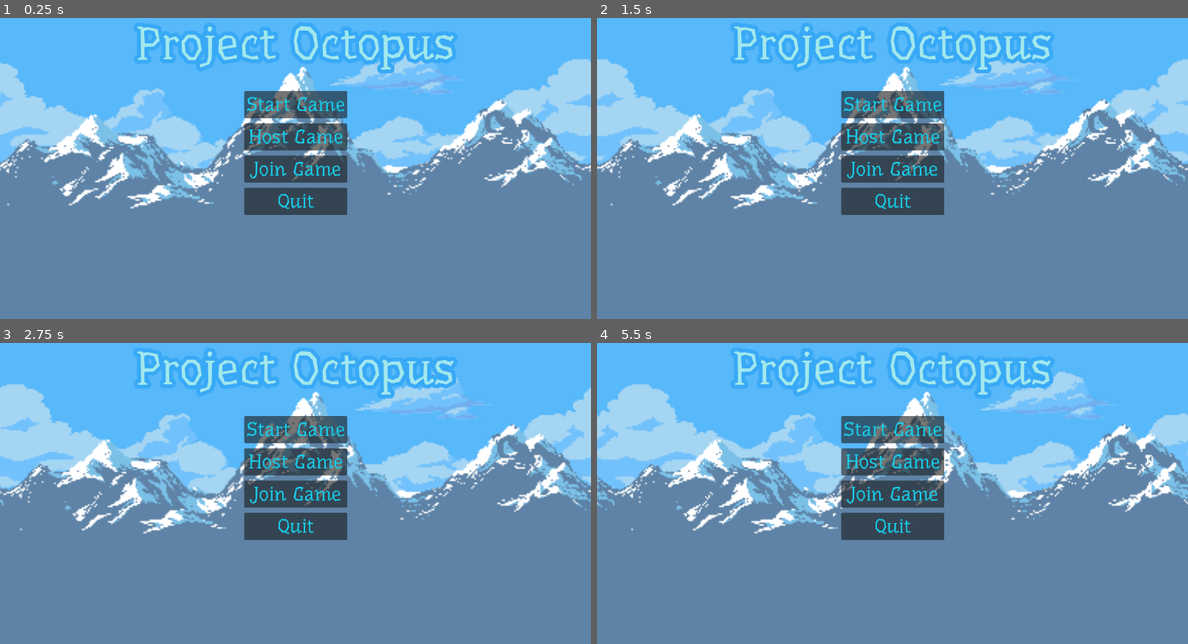
Above: before the commit, frames 1-4 (two rows, left to right).
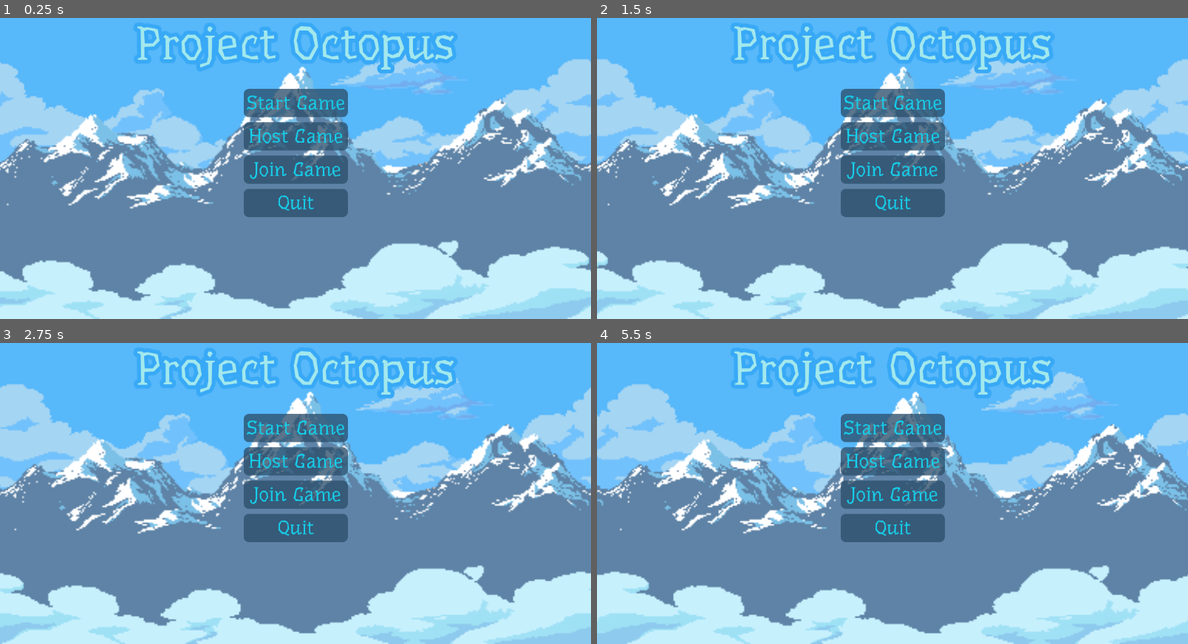
Above: after the commit, the same moments.

Repository: AkivaNugent/CSI-280_PROJECT-OCTOPUS
Game: Godot game, scene res://menu_screen.tscn
Same seed, same stepped clock (60 frames per second), same inputs: the game is played once before the commit and once after it.
Inputs (mouse positions are in pixels of both pictures, inside the frame that each line leads up to):
- Up to frame 1 (0.25 s): no input
- Up to frame 2 (1.5 s): tap Enter (ui_accept) at 0.5, 0.77 s; move the mouse to (1022, 135) at 0.52 s; hold D (right) 0.53-1.28 s; click (1022, 135) at 0.6 s; move the mouse to (774, 168) at 1.27 s; hold S (down) from 1.28 s (still down); tap Shift (sprint) at 1.35 s
- Up to frame 3 (2.75 s): tap Enter (ui_accept) at 1.52 s; move the mouse to (354, 406) at 2.02 s; release S (down) at 2.03 s; hold D (right) from 2.03 s (still down); click (354, 406) at 2.1 s
- Up to frame 4 (5.5 s): move the mouse to (862, 544) at 2.77 s; release D (right) at 2.78 s; hold W (up) 2.78-3.53 s; tap Shift (sprint) at 2.85, 4.35 s; click (862, 544) at 2.92 s; tap Enter (ui_accept) at 3.02, 3.77, 4.52 s; move the mouse to (1069, 526) at 3.52 s; hold A (left) 3.53-5.03 s; click (1069, 526) at 3.6 s; tap P (pause) at 4.15 s; move the mouse to (715, 427) at 4.27 s; move the mouse to (922, 478) at 5.02 s; hold S (down) from 5.03 s (still down); click (922, 478) at 5.1 s

The runs differ from the first frame. In frame 1, 23% of the frame differs, in the area x 0-100%, y 16-100%; in frame 2, 27%; in frame 3, 28%; in frame 4, 30%.

Commit message:
Design Changes to buttons, text, and colors

Diff:
--- a/project_octopus/gameover_screen.tscn
+++ b/project_octopus/gameover_screen.tscn
@@ -1,6 +1,27 @@
-[gd_scene load_steps=2 format=3 uid="uid://c52wekq4x7p7j"]
+[gd_scene load_steps=5 format=3 uid="uid://c52wekq4x7p7j"]
 
 [ext_resource type="Script" path="res://gameover_screen.gd" id="1_8wij1"]
+[ext_resource type="FontFile" uid="uid://c30o807fwffpj" path="res://fonts/Underdog-Regular.ttf" id="2_4yidw"]
+
+[sub_resource type="StyleBoxFlat" id="StyleBoxFlat_yxc36"]
+bg_color = Color(0.439216, 0, 0.137255, 0)
+skew = Vector2(3, 1)
+shadow_color = Color(0.819608, 0.184314, 0.286275, 0.403922)
+shadow_size = 1000
+anti_aliasing_size = 4.249
+
+[sub_resource type="StyleBoxFlat" id="StyleBoxFlat_frx3v"]
+bg_color = Color(0, 0, 0, 0.286275)
+corner_radius_top_left = 10
+corner_radius_top_right = 10
+corner_radius_bottom_right = 10
+corner_radius_bottom_left = 10
+expand_margin_left = 10.0
+expand_margin_top = 10.0
+expand_margin_right = 10.0
+expand_margin_bottom = 10.0
+shadow_color = Color(0, 0, 0, 0)
+shadow_size = 1000
 
 [node name="gameover_screen" type="Control"]
 layout_mode = 3
@@ -27,17 +48,19 @@
 anchor_top = 0.5
 anchor_right = 0.5
 anchor_bottom = 0.5
-offset_left = -135.5
-offset_top = -146.5
-offset_right = 135.5
-offset_bottom = -77.5
+offset_left = -195.5
+offset_top = -195.5
+offset_right = 195.5
+offset_bottom = -102.5
 grow_horizontal = 2
 grow_vertical = 2
-theme_override_colors/font_color = Color(0.72, 0, 0, 1)
+theme_override_colors/font_color = Color(1, 0.113725, 0, 1)
 theme_override_colors/font_shadow_color = Color(0, 0, 0, 1)
-theme_override_colors/font_outline_color = Color(3.85046e-07, 0.455667, 0.541539, 1)
+theme_override_colors/font_outline_color = Color(0, 0, 0, 0.372549)
 theme_override_constants/outline_size = 10
-theme_override_font_sizes/font_size = 80
+theme_override_fonts/font = ExtResource("2_4yidw")
+theme_override_font_sizes/font_size = 100
+theme_override_styles/normal = SubResource("StyleBoxFlat_yxc36")
 text = "Game Over"
 
 [node name="menu" type="VBoxContainer" parent="."]
@@ -56,12 +79,40 @@
 
 [node name="reset_button" type="Button" parent="menu"]
 layout_mode = 2
+theme_override_colors/font_hover_color = Color(1, 1, 1, 1)
+theme_override_fonts/font = ExtResource("2_4yidw")
 theme_override_font_sizes/font_size = 35
+theme_override_styles/hover = SubResource("StyleBoxFlat_frx3v")
+theme_override_styles/pressed = SubResource("StyleBoxFlat_frx3v")
+theme_override_styles/normal = SubResource("StyleBoxFlat_frx3v")
 text = "Reset Game"
+
+[node name="Control" type="Control" parent="menu"]
+layout_mode = 2
+
+[node name="Control2" type="Control" parent="menu"]
+layout_mode = 2
+
+[node name="Control3" type="Control" parent="menu"]
+layout_mode = 2
+
+[node name="Control4" type="Control" parent="menu"]
+layout_mode = 2
+
+[node name="Control5" type="Control" parent="menu"]
+layout_mode = 2
+
+[node name="Control6" type="Control" parent="menu"]
+layout_mode = 2
 
 [node name="quit_button" type="Button" parent="menu"]
 layout_mode = 2
+theme_override_colors/font_hover_color = Color(1, 1, 1, 1)
+theme_override_fonts/font = ExtResource("2_4yidw")
 theme_override_font_sizes/font_size = 35
+theme_override_styles/hover = SubResource("StyleBoxFlat_frx3v")
+theme_override_styles/pressed = SubResource("StyleBoxFlat_frx3v")
+theme_override_styles/normal = SubResource("StyleBoxFlat_frx3v")
 text = "Quit"
 
 [connection signal="pressed" from="menu/reset_button" to="." method="_on_reset_button_pressed"]
--- a/project_octopus/keybind_menu.tscn
+++ b/project_octopus/keybind_menu.tscn
@@ -1,7 +1,8 @@
-[gd_scene load_steps=3 format=3 uid="uid://bxqerx8mhs6xj"]
+[gd_scene load_steps=4 format=3 uid="uid://bxqerx8mhs6xj"]
 
 [ext_resource type="PackedScene" uid="uid://0jheavkd84c8" path="res://input_button.tscn" id="1_4v2m4"]
 [ext_resource type="Script" path="res://keybind_menu.gd" id="1_tvmw6"]
+[ext_resource type="FontFile" uid="uid://c30o807fwffpj" path="res://fonts/Underdog-Regular.ttf" id="2_qyy5o"]
 
 [node name="KeybindMenu" type="Control"]
 top_level = true
@@ -41,6 +42,7 @@
 [node name="ReturnButton" type="Button" parent="PanelContainer/MarginContainer/VBoxContainer"]
 layout_mode = 2
 size_flags_horizontal = 0
+theme_override_fonts/font = ExtResource("2_qyy5o")
 text = "Return"
 
 [node name="ScrollContainer" type="ScrollContainer" parent="PanelContainer/MarginContainer/VBoxContainer"]
--- a/project_octopus/menu_screen.tscn
+++ b/project_octopus/menu_screen.tscn
@@ -31,6 +31,18 @@
 fog_density = 0.05
 adjustment_enabled = true
 
+[sub_resource type="StyleBoxFlat" id="StyleBoxFlat_p34x8"]
+bg_color = Color(0.168315, 0.304063, 0.415995, 0.772549)
+border_color = Color(0.203922, 0.34902, 0.211765, 0.952941)
+corner_radius_top_left = 10
+corner_radius_top_right = 10
+corner_radius_bottom_right = 10
+corner_radius_bottom_left = 10
+expand_margin_left = 5.0
+expand_margin_top = 5.0
+expand_margin_right = 5.0
+expand_margin_bottom = 5.0
+
 [node name="Node3D" type="Node3D"]
 
 [node name="WorldEnvironment" type="WorldEnvironment" parent="."]
@@ -71,22 +83,24 @@
 texture = ExtResource("3_fncrp")
 centered = false
 
+[node name="ParallaxLayer3" type="ParallaxLayer" parent="ParallaxBackground"]
+motion_scale = Vector2(0.3, 0.3)
+motion_mirroring = Vector2(1152, 0)
+
+[node name="Sprite2D" type="Sprite2D" parent="ParallaxBackground/ParallaxLayer3"]
+scale = Vector2(3, 3)
+texture = ExtResource("5_aph5u")
+centered = false
+
 [node name="ParallaxLayer2" type="ParallaxLayer" parent="ParallaxBackground"]
 motion_mirroring = Vector2(1152, 0)
 
 [node name="Sprite2D" type="Sprite2D" parent="ParallaxBackground/ParallaxLayer2"]
+z_index = 10
 scale = Vector2(3, 3)
 texture = ExtResource("4_w5de4")
 centered = false
 
-[node name="ParallaxLayer3" type="ParallaxLayer" parent="ParallaxBackground"]
-motion_mirroring = Vector2(1152, 0)
-
-[node name="Sprite2D" type="Sprite2D" parent="ParallaxBackground/ParallaxLayer3"]
-scale = Vector2(3, 3)
-texture = ExtResource("5_aph5u")
-centered = false
-
 [node name="ParallaxLayer4" type="ParallaxLayer" parent="ParallaxBackground"]
 motion_mirroring = Vector2(1152, 0)
 
@@ -112,7 +126,7 @@
 centered = false
 
 [node name="ParallaxLayer7" type="ParallaxLayer" parent="ParallaxBackground"]
-motion_scale = Vector2(0.5, 0.5)
+motion_scale = Vector2(0.3, 0.3)
 motion_mirroring = Vector2(1152, 0)
 
 [node name="Sprite2D" type="Sprite2D" parent="ParallaxBackground/ParallaxLayer7"]
@@ -163,27 +177,48 @@
 theme_override_colors/font_outline_color = Color(1, 1, 1, 1)
 theme_override_fonts/font = ExtResource("12_87xeo")
 theme_override_font_sizes/font_size = 38
+theme_override_styles/hover = SubResource("StyleBoxFlat_p34x8")
+theme_override_styles/pressed = SubResource("StyleBoxFlat_p34x8")
+theme_override_styles/normal = SubResource("StyleBoxFlat_p34x8")
 text = "Start Game"
 
+[node name="Control" type="Control" parent="VBoxContainer"]
+layout_mode = 2
+
 [node name="hostButton" type="Button" parent="VBoxContainer"]
 layout_mode = 2
 theme_override_colors/font_color = Color(0.0862745, 0.815686, 0.92549, 1)
 theme_override_fonts/font = ExtResource("12_87xeo")
 theme_override_font_sizes/font_size = 38
+theme_override_styles/hover = SubResource("StyleBoxFlat_p34x8")
+theme_override_styles/pressed = SubResource("StyleBoxFlat_p34x8")
+theme_override_styles/normal = SubResource("StyleBoxFlat_p34x8")
 text = "Host Game"
 
+[node name="Control2" type="Control" parent="VBoxContainer"]
+layout_mode = 2
+
 [node name="joinButton" type="Button" parent="VBoxContainer"]
 layout_mode = 2
 theme_override_colors/font_color = Color(0.0862745, 0.815686, 0.92549, 1)
 theme_override_fonts/font = ExtResource("12_87xeo")
 theme_override_font_sizes/font_size = 38
+theme_override_styles/hover = SubResource("StyleBoxFlat_p34x8")
+theme_override_styles/pressed = SubResource("StyleBoxFlat_p34x8")
+theme_override_styles/normal = SubResource("StyleBoxFlat_p34x8")
 text = "Join Game"
 
+[node name="Control3" type="Control" parent="VBoxContainer"]
+layout_mode = 2
+
 [node name="quitButton" type="Button" parent="VBoxContainer"]
 layout_mode = 2
 theme_override_colors/font_color = Color(0.0862745, 0.815686, 0.92549, 1)
 theme_override_fonts/font = ExtResource("12_87xeo")
 theme_override_font_sizes/font_size = 38
+theme_override_styles/hover = SubResource("StyleBoxFlat_p34x8")
+theme_override_styles/pressed = SubResource("StyleBoxFlat_p34x8")
+theme_override_styles/normal = SubResource("StyleBoxFlat_p34x8")
 text = "Quit"
 
 [node name="AudioStreamPlayer_bgMusic" type="AudioStreamPlayer" parent="."]
--- a/project_octopus/pause_menu.tscn
+++ b/project_octopus/pause_menu.tscn
@@ -49,6 +49,8 @@
 
 [node name="master_label" type="Label" parent="musicMenu"]
 layout_mode = 2
+theme_override_fonts/font = ExtResource("2_b4mo3")
+theme_override_font_sizes/font_size = 20
 text = "Master Volume"
 horizontal_alignment = 1
 
@@ -59,6 +61,8 @@
 
 [node name="music_label" type="Label" parent="musicMenu"]
 layout_mode = 2
+theme_override_fonts/font = ExtResource("2_b4mo3")
+theme_override_font_sizes/font_size = 20
 text = "Music"
 horizontal_alignment = 1
 
@@ -69,6 +73,8 @@
 
 [node name="sfx_label" type="Label" parent="musicMenu"]
 layout_mode = 2
+theme_override_fonts/font = ExtResource("2_b4mo3")
+theme_override_font_sizes/font_size = 20
 text = "SFX"
 horizontal_alignment = 1
 
Not shown: 1 places in project_octopus/menu_screen.tscn that only renumber resources
